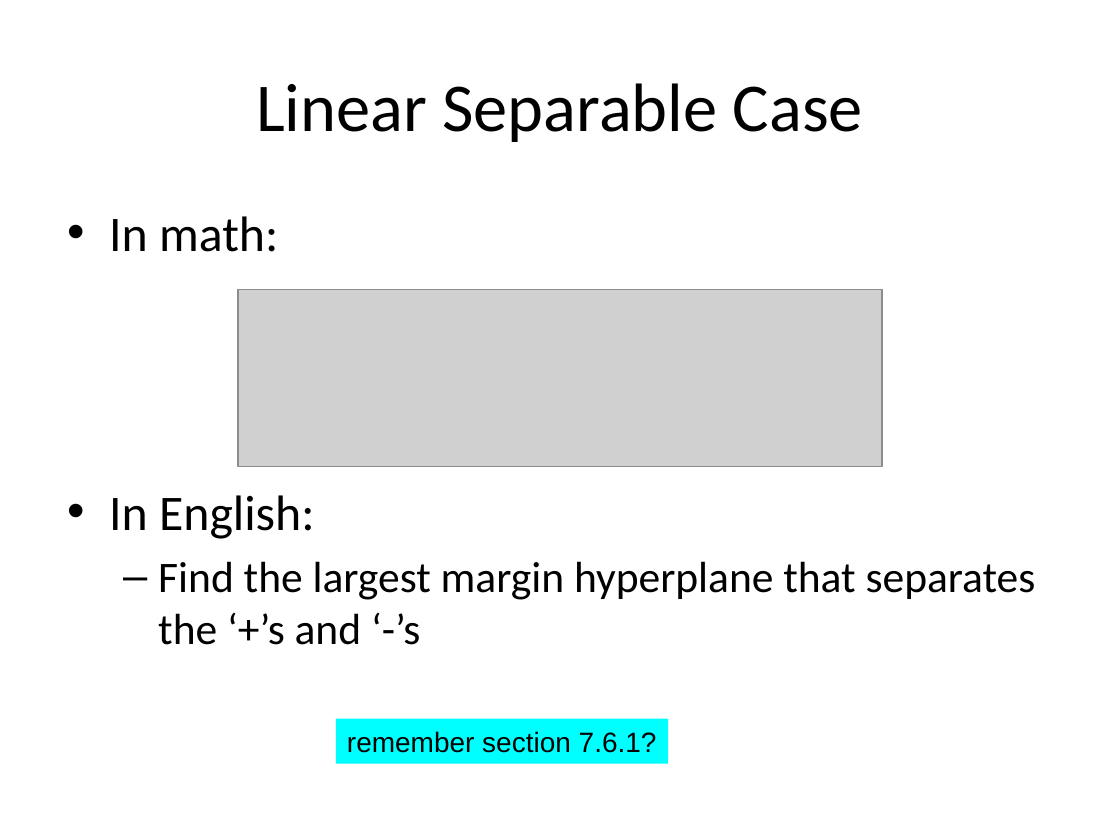
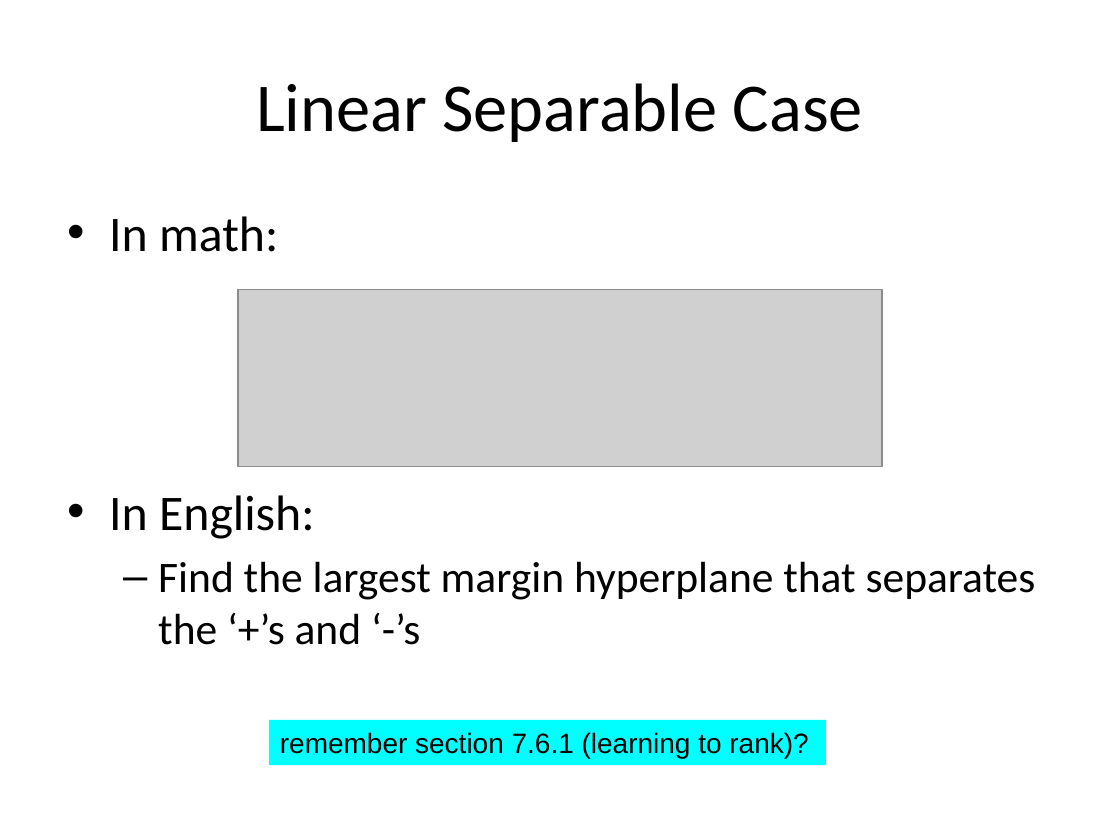
Before and after one commit to phvargas/cs834-f16, a slide deck: slide 22 of slides/chap9-mln.pptx. Drawn at 1120x840 pixels with LibreOffice and Linux fonts; fonts in the diff are those of the drawing; grey boxes stand for pictures. Boxes give left, top, right and bottom in pixels: in the first picture for what was removed or moved away, otherwise in the second. Text is boxed around its words. In the diff, an @@ line names an element or a change of style, - is before the commit and + after.

Commit message:
chapter 9 slides

```diff
--- a/slides/chap9-mln.pptx
+++ b/slides/chap9-mln.pptx
@@ rectangle "remember section 7.6.1 (learning to ...": place and size @@
-rectangle "remember section 7.6.1 (learning to ..." at (336,719,669,764)
+rectangle "remember section 7.6.1 (learning to ..." at (269,720,825,765)
@@ text in rectangle at (280,732,808,758): text changed @@
-remember section 7.6.1?
+remember section 7.6.1 (learning to rank)?
```
